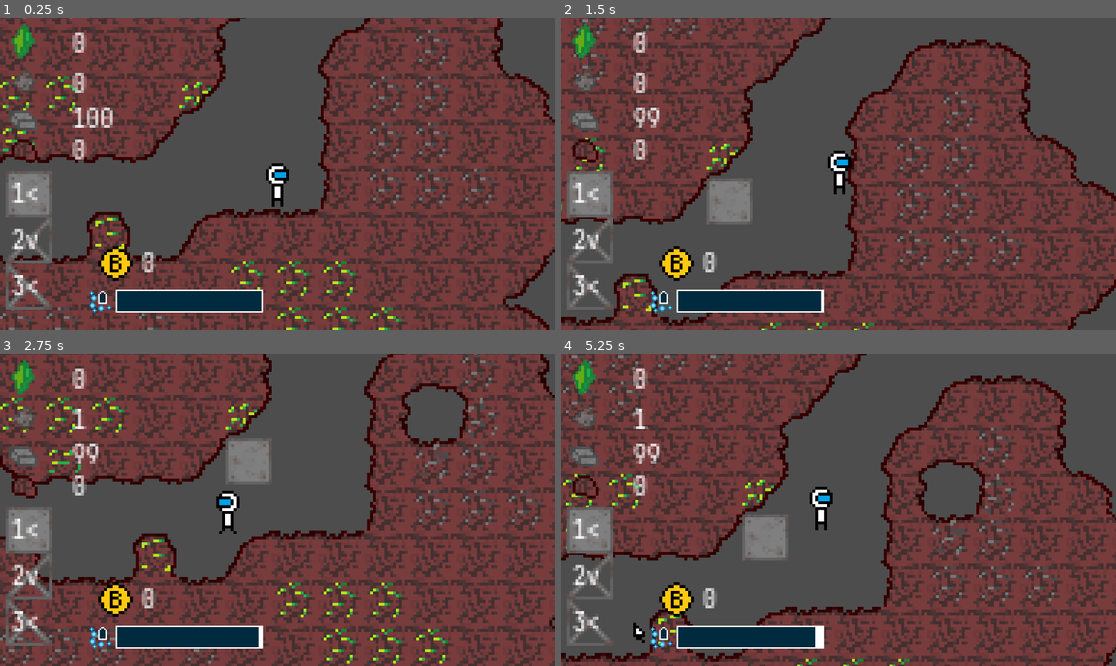
Above: before the commit, frames 1-4 (two rows, left to right).
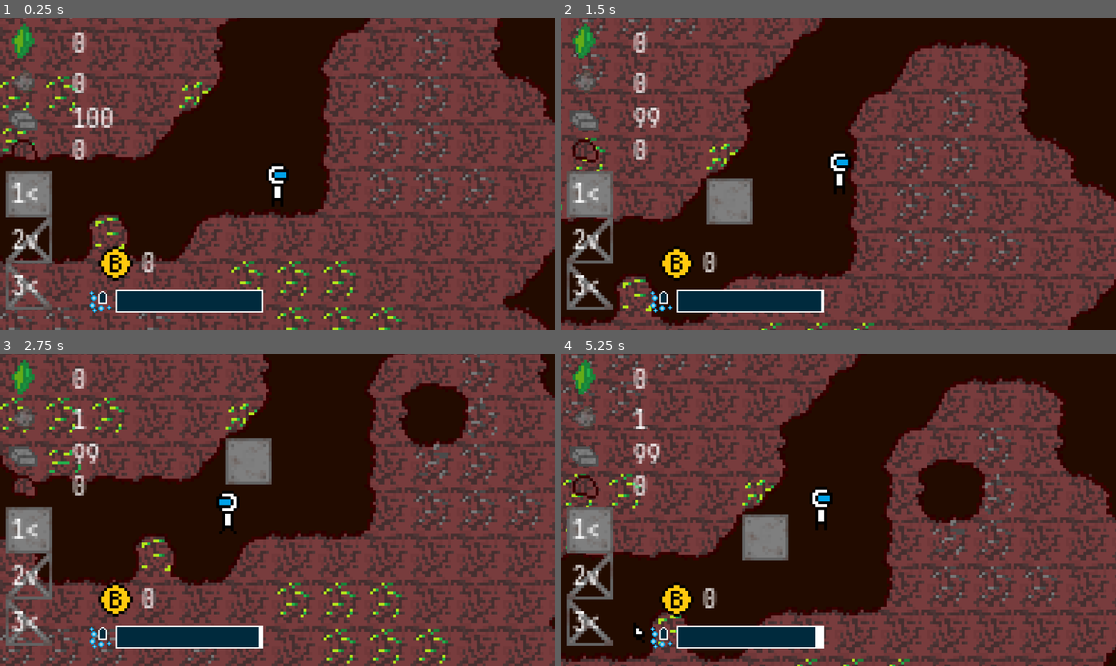
Above: after the commit, the same moments.

Repository: LukyXspacE/gamejam-campfire-prague
Game: Godot game, scene res://Tscenes/main.tscn
The game is run twice, just before and just after one commit, with the same random seed, the same clock (stepped at 60 frames per second) and the same inputs.
Inputs (mouse positions are in pixels of both pictures, inside the frame that each line leads up to):
- Up to frame 1 (0.25 s): no input
- Up to frame 2 (1.5 s): tap B (Smelt) at 0.5 s; move the mouse to (960, 158) at 0.52 s; hold B (Smelt) 0.53-1.28 s; hold D (Right) from 0.53 s (still down); tap Space (Jump) at 0.77 s; move the mouse to (727, 189) at 1.27 s; click (727, 189) at 1.35 s
- Up to frame 3 (2.75 s): tap Space (Jump) at 1.52 s; tap B (Smelt) at 1.55, 2, 2.3 s; move the mouse to (333, 441) at 2.02 s; release D (Right) at 2.03 s; hold A (Left) from 2.03 s (still down); hold Right mouse button (Mine) from 2.03 s (still down)
- Up to frame 4 (5.25 s): tap B (Smelt) at 2.75, 3.05, 3.5, 4.55 s; move the mouse to (810, 572) at 2.77 s; release A (Left) at 2.78 s; release Right mouse button (Mine) at 2.78 s; hold D (Right) 2.78-4.28 s; tap 1 (Place1) at 2.85 s; tap Space (Jump) at 3.02, 3.77, 4.52 s; move the mouse to (1005, 556) at 3.52 s; hold B (Smelt) 3.53-4.28 s; tap 2 (Place2) at 3.6 s; move the mouse to (672, 463) at 4.27 s; hold A (Left) 4.28-5.03 s; tap 3 (Place3) at 4.35 s; move the mouse to (866, 510) at 5.02 s; hold D (Right) from 5.03 s (still down); hold Y (Sell) from 5.03 s (still down)

The runs differ from the first frame. In frame 1, 25% of the frame differs, in the area x 0-100%, y 0-100%; in frame 2, 32%; in frame 3, 24%; in frame 4, 31%.

Commit message:
Added curent version builds

Diff:
--- a/Scrpits/inventory.gd
+++ b/Scrpits/inventory.gd
@@ -45,11 +45,11 @@
 func smelt():
 	var i = 0
 
-	while i < uranium:
-		ironRaw -= 1
+	while i < uranium and i < iron:
 		uranium -= 1
+		ironRaw -= 2
 		syncText()
-		iron += 1
+		iron += 2
 		syncText()
 		i += 1
 
--- a/Scrpits/player.gd
+++ b/Scrpits/player.gd
@@ -1,4 +1,6 @@
 extends CharacterBody2D
+
+#Subsurface Extraction
 
 const SPEED = 3.0
 const JUMP_VELOCITY = -100.0
@@ -95,6 +97,10 @@
 		startFallY = position.y
 		isFaling = false
 
-
+	if inventory.ironRaw < -40 or Input.is_action_just_pressed("ui_down"):
+		gameOver.die(inventory.money)
+		isDead = true
+		cam.zoom.x = 1.0
+		cam.zoom.y = 1.0
 
 	move_and_slide()
--- a/Tscenes/game_over_screen.tscn
+++ b/Tscenes/game_over_screen.tscn
@@ -7,7 +7,6 @@
 [ext_resource type="AudioStream" uid="uid://do364xbar25i8" path="res://Sounds/Scare.mp3" id="5_nxtht"]
 
 [node name="GameOverScreen" type="Control" unique_id=757181675]
-visible = false
 z_index = 2000
 layout_mode = 3
 anchors_preset = 0
@@ -24,10 +23,11 @@
 anchor_top = -1.5730001
 anchor_right = -11.014001
 anchor_bottom = -1.5730001
-offset_left = -520.32794
-offset_top = -224.80199
-offset_right = 733.67206
-offset_bottom = 566.198
+offset_left = 199032.69
+offset_top = -144992.8
+offset_right = 200286.69
+offset_bottom = -144201.8
+scale = Vector2(-4037.142, 500)
 color = Color(0, 0, 0, 1)
 
 [node name="Skull" type="Sprite2D" parent="." unique_id=1019914507]
@@ -55,16 +55,16 @@
 "
 
 [node name="Sprite2D" type="Sprite2D" parent="." unique_id=740025480]
-position = Vector2(-275, -157)
+position = Vector2(-252, -116)
 scale = Vector2(4, 4)
 texture = ExtResource("3_r1e76")
 
 [node name="Points" type="Label" parent="." unique_id=961373534]
 layout_mode = 0
-offset_left = -298.0
-offset_top = -134.0
-offset_right = -258.0
-offset_bottom = -111.0
+offset_left = -277.0
+offset_top = -91.0
+offset_right = -237.0
+offset_bottom = -68.0
 scale = Vector2(2, 2)
 theme_override_fonts/font = ExtResource("1_lc3tr")
 text = "67"
@@ -105,4 +105,3 @@
 
 [node name="AudioStreamPlayer" type="AudioStreamPlayer" parent="." unique_id=1342625016]
 stream = ExtResource("5_nxtht")
-volume_db = 24.0
--- a/Tscenes/main.tscn
+++ b/Tscenes/main.tscn
@@ -5,6 +5,19 @@
 [ext_resource type="PackedScene" uid="uid://i72bvpsldfq6" path="res://Tscenes/station.tscn" id="3_tjfnl"]
 
 [node name="MAIN" type="Node2D" unique_id=1800609232]
+
+[node name="ColorRect" type="ColorRect" parent="." unique_id=173409143]
+anchors_preset = -1
+anchor_left = -11.014001
+anchor_top = -1.5730001
+anchor_right = -11.014001
+anchor_bottom = -1.5730001
+offset_left = 199032.69
+offset_top = -144992.8
+offset_right = 200286.69
+offset_bottom = -144201.8
+scale = Vector2(-4037.142, 500)
+color = Color(0.13492846, 0.04369729, 0, 1)
 
 [node name="Player" parent="." unique_id=959210951 instance=ExtResource("1_tamx6")]
 unique_name_in_owner = true
--- a/Tscenes/station.tscn
+++ b/Tscenes/station.tscn
@@ -13,7 +13,7 @@
 [node name="Station" type="StaticBody2D" unique_id=898756571]
 
 [node name="Sprite2D" type="Sprite2D" parent="." unique_id=301776156]
-z_index = -10
+z_index = 100
 texture = ExtResource("1_11w1h")
 
 [node name="CollisionShape2D" type="CollisionShape2D" parent="." unique_id=404779460]
Not shown, changed: README.md
